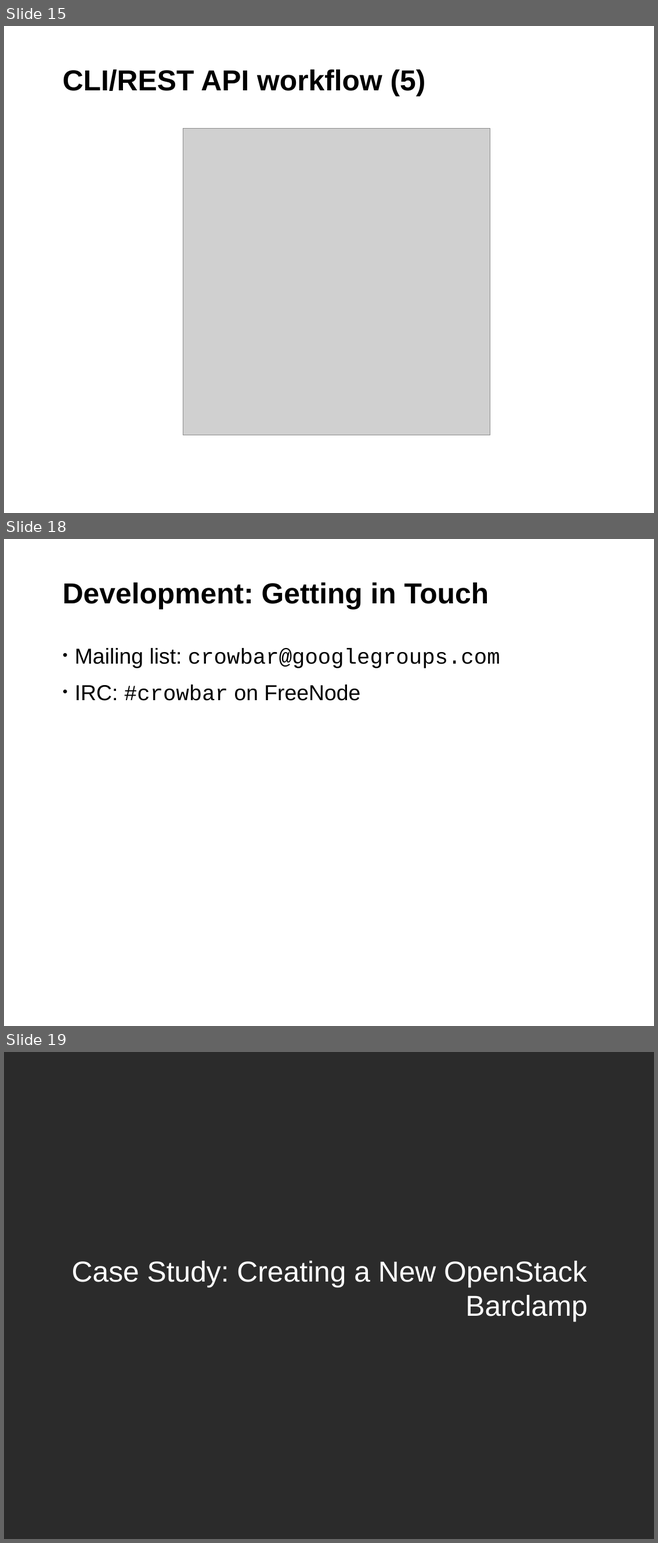
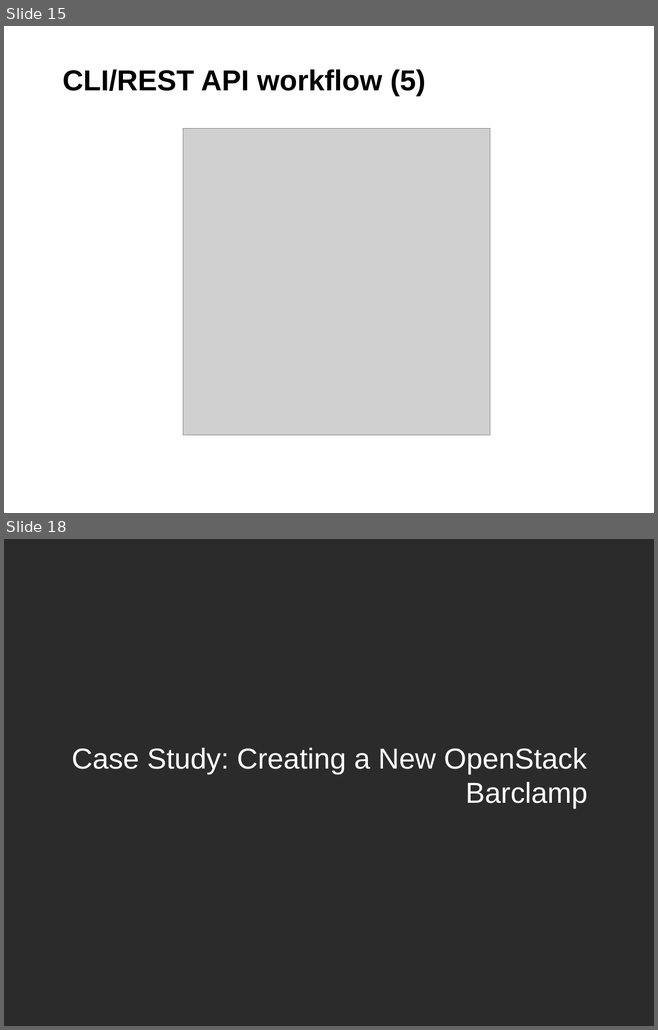
Before and after one commit to jgrassler/talks, a slide deck: crowbar-101/presentation.odp. Shown one above the other, each under a label of ours: slides 15, 18 and 19 before the commit, slides 15 and 18 after it; the slides between them are not shown. The pictures are 658x1543 and 658x1030 pixels, drawn with LibreOffice and Linux fonts; fonts in the diff are those of the drawing; grey boxes stand for pictures; background and template pictures are left out; a plain dark background stands for a picture behind light text. Boxes give left, top, right and bottom in pixels: in the first picture for what was removed or moved away, otherwise in the second. Text is boxed around its words. In the diff, an @@ line names an element or a change of style, - is before the commit and + after.

```diff
--- a/crowbar-101/presentation.odp
+++ b/crowbar-101/presentation.odp
@@ slide 18 removed at <box>4,539,654,1026</box>, background #FFFFFF; not listed: 1 template element that a slide beside it also shows @@
@@ title removed at <box>63,583,489,610</box> @@
-Development: Getting in Touch
@@ text removed at <box>75,648,500,701</box> @@
-• Mailing list: crowbar@googlegroups.com
-• IRC: #crowbar on FreeNode
@@ what was slide 19 is now slide 18 @@
```
Also in this commit, not shown: 5 slides changed, 3 other files.
